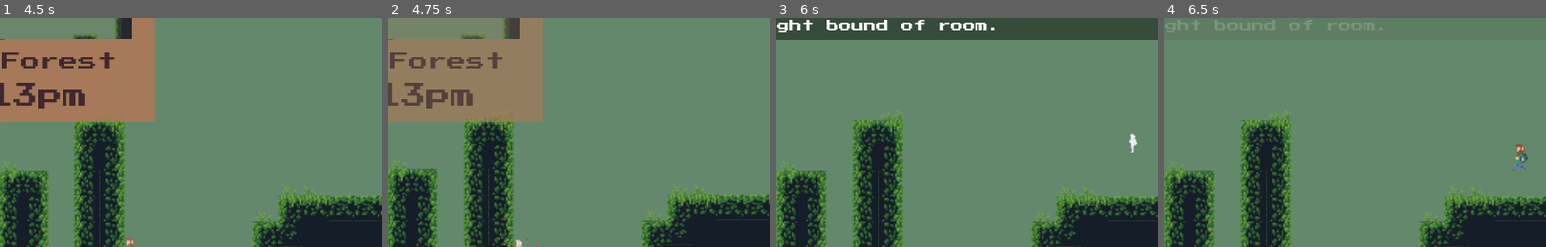
Above: before the commit, frames 1-4 (left to right).
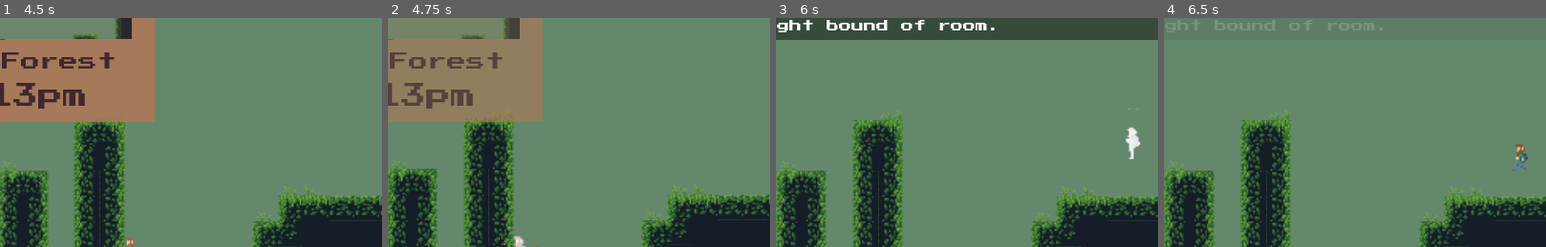
Above: after the commit, the same moments.

Repository: UHSGDC/Photographers-Hike
Game: Godot game, scene res://Game.tscn
The game is run twice, just before and just after one commit, with the same random seed, the same clock (stepped at 60 frames per second) and the same inputs. The engine's default icon, where the game draws it, is replaced by a stand-in: a white triangle on a blue panel in a dark square.
Inputs (mouse positions are % of the whole screen's width and height, from its top left):
- Up to frame 1 (4.5 s): click "Play" at 0.5 s; tap Enter at 1.25 s; move the mouse to (45, 70) at 1.27 s; hold Ctrl (interact) 1.28-2.03 s; hold Right (menu_right) 1.28-2.78 s; click (45, 70) at 1.42 s; tap Space (jump) at 1.52, 2.27, 3.77 s; move the mouse to (80, 65) at 2.02 s; click (80, 65) at 2.1 s; move the mouse to (20, 35) at 2.77 s; hold A (left) from 2.78 s (still down); tap C (take_picture) at 2.85 s; move the mouse to (55, 50) at 3.52 s; tap Ctrl (interact) at 3.6 s; click (55, 50) at 3.67 s; move the mouse to (35, 25) at 4.27 s; press the mouse at (35, 25) at 4.28 s
- Up to frame 2 (4.75 s): keep holding A (left); tap Space (jump) at 4.52 s
- Up to frame 3 (6 s): move the mouse to (72, 45) at 5.02 s; release A (left) at 5.03 s; release the mouse at (72, 45) at 5.03 s; hold Right (menu_right) from 5.03 s (still down); tap C (take_picture) at 5.1 s; tap Space (jump) at 5.27 s; move the mouse to (30, 55) at 5.77 s; hold Ctrl (interact) from 5.78 s (still down); click (30, 55) at 5.92 s
- Up to frame 4 (6.5 s): keep holding Right (menu_right); keep holding Ctrl (interact)
The pictures show only the part of the screen within x 50-100%, y 50-100%; the shares and areas given below are measured in that part.

Frame 1 is identical in both runs. In frame 2, less than 0.1% of the frame differs, in the area x 33-36%, y 95-100%; in frame 3, 0.2%, in the area x 91-96%, y 39-62%; in frame 4, nothing differs.

Commit message:
Adjusted shrinking of player death animation

Diff:
--- a/PhotographersHike/Player/PlatformingPlayer.tscn
+++ b/PhotographersHike/Player/PlatformingPlayer.tscn
@@ -61,7 +61,7 @@
 tracks/0/imported = false
 tracks/0/enabled = true
 tracks/0/keys = {
-"times": PoolRealArray( 0.2, 0.4 ),
+"times": PoolRealArray( 0.3, 0.4 ),
 "transitions": PoolRealArray( 1, 1 ),
 "update": 0,
 "values": [ Vector2( 1, 1 ), Vector2( 0, 0 ) ]
